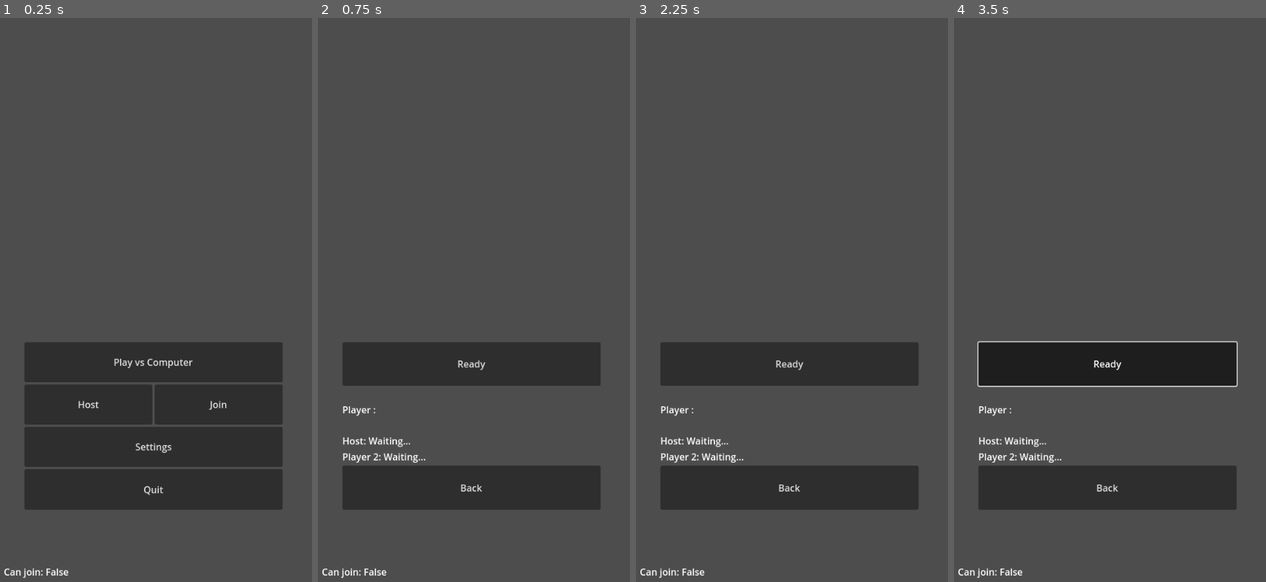
Above: before the commit, frames 1-4 (left to right).
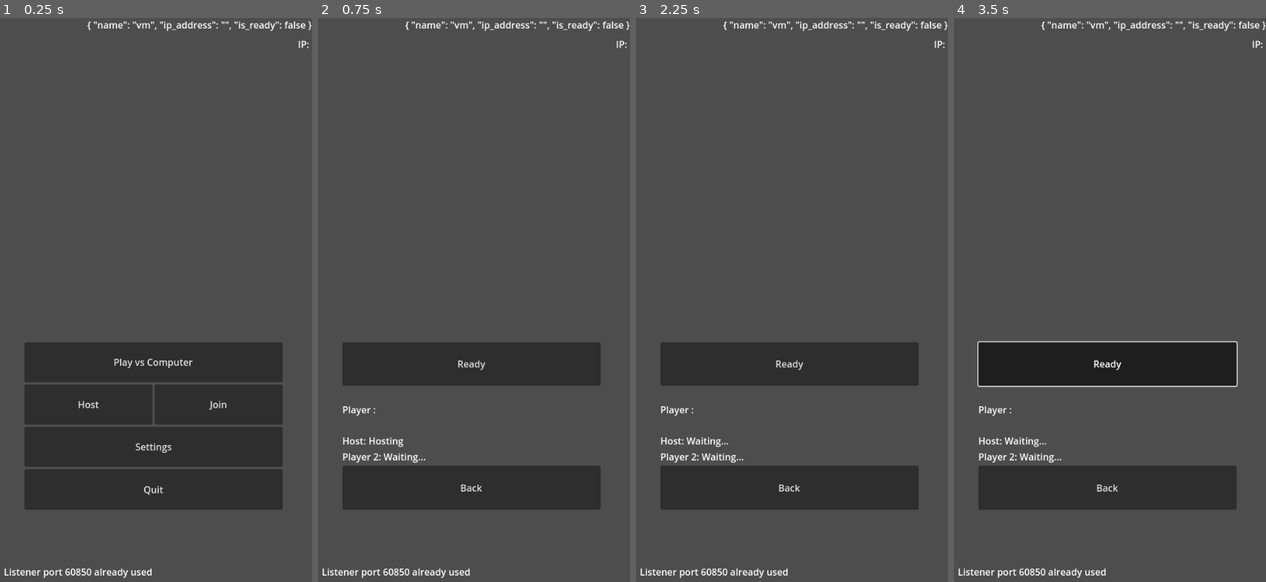
Above: after the commit, the same moments.

Repository: Matty-H/revolvernoir
Game: Godot game, scene res://scenes/start_menu.tscn
The game is run twice, just before and just after one commit, with the same random seed, the same clock (stepped at 60 frames per second) and the same inputs. The engine's default icon, where the game draws it, is replaced by a stand-in: a white triangle on a blue panel in a dark square.
Inputs:
- Up to frame 1 (0.25 s): no input
- Up to frame 2 (0.75 s): click "Host" at 0.5 s
- Up to frame 3 (2.25 s): click "Back" at 1.25 s; click "Join" at 2 s
- Up to frame 4 (3.5 s): click "Ready" at 2.75 s

The runs differ from the first frame. In frame 1, 0.8% of the frame differs, in the area x 1-100%, y 0-100%; in frame 2, 0.9%; in frame 3, 0.8%; in frame 4, 0.8%.
Error before the commit: Invalid access to property or key '0' on a base object of type 'Dictionary'. (res://scenes/server.gd:204)
Error after the commit: Invalid access to property or key '0' on a base object of type 'Dictionary'. (res://scenes/server.gd:228)

Commit message:
Improve lobby

Diff:
--- a/scenes/server.gd
+++ b/scenes/server.gd
@@ -8,28 +8,33 @@
 @onready var lobby: VBoxContainer = %Lobby
 @onready var start_menu: VBoxContainer = %Start_menu
 @onready var bounding: Label = $Bounding
+@onready var room_info_label: Label = $room_info
+@onready var ip_label: Label = $ip
 
 # Signals
 signal player_connected(peer_id, room_info)
 signal player_disconnected(peer_id)
 signal server_disconnected
 
-# Network Constants
-const PORT : int = 6000
-const MAX_CONNECTIONS : int = 2
+# Network Constants & Variables
+var peer : ENetMultiplayerPeer
+const PORT : int = 60000
+
+var broadcaster : PacketPeerUDP
+var broadcastPort : int = PORT+600
+
+var listener : PacketPeerUDP
+var listenPort : int = PORT+850
+
+var broadcastTimer : Timer
+const MAX_CONNECTIONS : int = 3
 const IP_RANGE : String = "192.168.1.255"
-
-# Variables
-var broadcastTimer : Timer
-var broadcaster : PacketPeerUDP
-var listener : PacketPeerUDP
-var peer : ENetMultiplayerPeer
-var joining : bool = false
-
-var listenPort : int = PORT
-var broadcastPort : int = listenPort+1
-
-var server_ip = "127.0.0.1"
+var hosting_state : bool = false
+var joining_state : bool = false
+
+
+
+@onready var server_ip = _get_self_local_ip()
 var players = {}  # Player info for every connected player
 var room_info = {
 	"name": "",
@@ -37,38 +42,36 @@
 	"is_ready": false
 }
 
-func _process(delta):
-	if not joining:
-		return
+#func _process(_delta):
+	#if listener == null:
+		#print(listener)
+	#if not joining:
+		#return
 	#if listener.get_available_packet_count() > 0:
 		#var serverip : String = listener.get_packet_ip()
-		#var serverport = listener.get_packet_port()
-		#var bytes = listener.get_packet()
-		#var data = bytes.get_string_from_ascii()
-		#var roomInfo = JSON.parse_string(data)
-		#print("Server Ip: " + serverip + " | Server Port: " + str(serverport))
-		#
+#
+		#print("Server Ip: " + serverip )
 		#if serverip != "": #BUG GODOT ? Without, windows-builds bypass the error check on connection_server
 			#connection_server(serverip)
 
 
-
 func _ready():
+	peer = ENetMultiplayerPeer.new()
 	broadcastTimer = $BroadcastTimer
-	listeningPort()
 	room_info.ip_address = _get_self_local_ip()
 	room_info.name = _get_name()
+	listeningPort()
 	_connect_signals()
 	_reset_labels()
+	_update_labels()
 
 func listeningPort():
 	listener = PacketPeerUDP.new()
 	if listener.bind(listenPort) == OK:
-		print("Find port to " + str(listenPort))
-		bounding.text = "Can join: True"
-	else:
-		print("Failed to find")
-		bounding.text = "Can join: False"
+		bounding.text = "Listener port " + str(listenPort) + " connected"
+	else:
+		bounding.text = "Listener port " + str(listenPort) + " already used"
+	$BroadcastTimer.start()
 
 func setUpBroadcast():
 	broadcaster = PacketPeerUDP.new()
@@ -81,16 +84,31 @@
 	$BroadcastTimer.start()
 
 func _on_broadcast_timer_timeout() -> void:
-	print("Currenlty opened server")
+	if hosting_state:
+		format_and_send_packet()
+	if joining_state:
+		looking_for_packet()
+
+func looking_for_packet():
+	if listener.get_available_packet_count() > 0:
+		print("GET PACKET")
+		var address = listener.get_packet_ip()
+		print(address)
+		var serverport = listener.get_packet_port()
+		print("server Ip: " + address +" serverPort: "+ str(serverport))
+
+		if address != "": #BUG GODOT ? Without, windows-builds bypass the error check on connection_server
+			connection_server(address)
+
+func format_and_send_packet():
+	print("Sending packets")
 	var data = JSON.stringify(room_info)
 	var packet = data.to_ascii_buffer()
 	broadcaster.put_packet(packet)
-	pass # Replace with function body.
-
-func cleanUp_UDP():
+
+func cleanUp():
 	$BroadcastTimer.stop()
-	if listener != null:
-		listener.close()
+	listener.close()
 	if broadcaster != null:
 		broadcaster.close()
 
@@ -113,31 +131,36 @@
 
 # --- Hosting and Joining Functions ---
 func host_game():
-	server_ip = _get_self_local_ip()
+	hosting_state = true
+	setUpBroadcast()
 	print("Hosted on ", server_ip +":"+ str(PORT))
-	peer = ENetMultiplayerPeer.new()
 	var error = peer.create_server(PORT, MAX_CONNECTIONS)
 	if error:
-		print("Create Server error" + str(error))
+		print("Create Server error: " + str(error))
 		return error
 	multiplayer.multiplayer_peer = peer
 	_add_local_player(1)
 
 func join_game():
 	if running_local: # Si on est en test local
-		connection_server(_get_self_local_ip())
-	else:
+		connection_server(server_ip)
+	else:
+		joining_state = true
 		listeningPort()
-		joining = true
 
 
 func connection_server(address : String):
-	joining = false
-	peer = ENetMultiplayerPeer.new()
+	joining_state = false
 	var error = peer.create_client(address, PORT)
-	if error != OK:
-		print("Failed to connect to server.")
-		return
+	match error:
+		OK:
+			pass
+		20:
+			print(ERR_ALREADY_EXISTS)
+			return
+		22:
+			print(ERR_ALREADY_IN_USE)
+			return
 	multiplayer.multiplayer_peer = peer
 
 # --- Signal Handlers ---
@@ -173,6 +196,7 @@
 func _add_local_player(peer_id):
 	players[peer_id] = room_info
 	player_connected.emit(peer_id, room_info)
+
 
 func _update_ready_status(player_id, status):
 	# Met à jour seulement le statut ready dans les labels existants
@@ -246,6 +270,9 @@
 		]
 	player_2_label.text = player2_info
 
+	room_info_label.text = str(room_info)
+	ip_label.text = "IP: " + str(server_ip)
+
 # --- Disconnecting ---
 func disconnect_from_server():
 	if multiplayer.multiplayer_peer:
@@ -260,8 +287,9 @@
 	multiplayer.multiplayer_peer = null
 
 func leave_lobby():
-	joining = false
-	cleanUp_UDP()
+	hosting_state = false
+	joining_state = false
+	cleanUp()
 	disconnect_from_server()
 	_reset_labels()
 	print("Left the lobby.")
--- a/scenes/start_menu.gd
+++ b/scenes/start_menu.gd
@@ -25,7 +25,6 @@
 	start_menu.visible = false
 	lobby.visible = true
 	server.host_game()
-	server.setUpBroadcast()
 
 func _on_join_pressed():
 	start_menu.visible = false
@@ -34,7 +33,6 @@
 
 func _on_back_pressed() -> void:
 	server.leave_lobby()
-	server.cleanUp_UDP()
 
 func _on_ready_pressed() -> void:
 	server.player_ready()
--- a/scenes/start_menu.tscn
+++ b/scenes/start_menu.tscn
@@ -25,6 +25,25 @@
 offset_right = 98.0
 offset_bottom = 954.0
 text = "Bounding: "
+
+[node name="room_info" type="Label" parent="Server"]
+anchors_preset = 10
+anchor_right = 1.0
+offset_bottom = 23.0
+grow_horizontal = 2
+text = "room_info"
+horizontal_alignment = 2
+autowrap_mode = 3
+
+[node name="ip" type="Label" parent="Server"]
+anchors_preset = 10
+anchor_right = 1.0
+offset_top = 33.0
+offset_bottom = 56.0
+grow_horizontal = 2
+text = "IP"
+horizontal_alignment = 2
+autowrap_mode = 3
 
 [node name="MultiplayerSpawner" type="MultiplayerSpawner" parent="."]
 _spawnable_scenes = PackedStringArray("res://scenes/interface.tscn")
